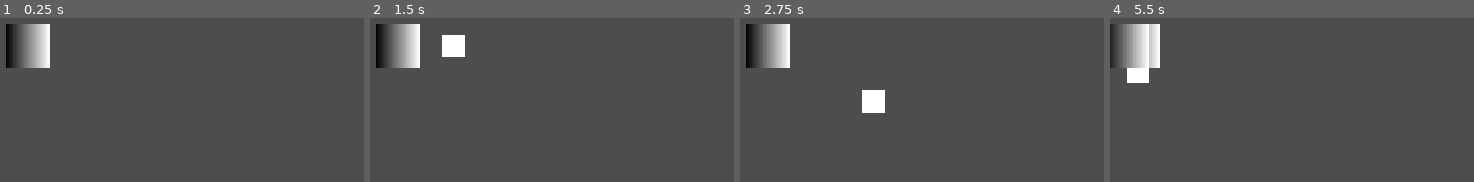
Above: before the commit, frames 1-4 (left to right).
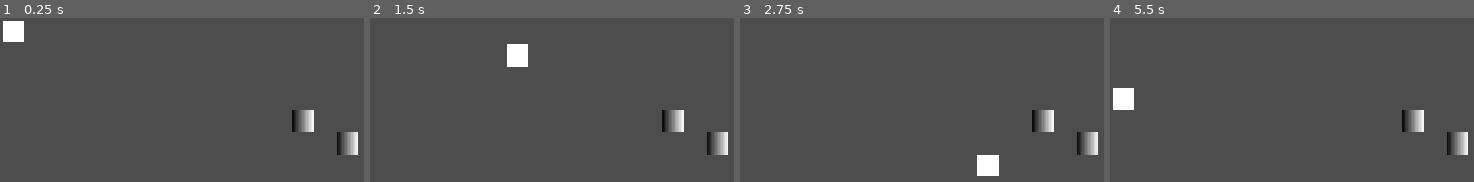
Above: after the commit, the same moments.

Repository: MukkiGames-Production/GithubGameJam2026
Game: Godot game, scene res://player_move_scene.tscn
Two runs of this game, one before a commit and one after it. Both use one fixed random seed, a clock stepped at 60 frames per second and the inputs below.
Inputs:
- Up to frame 1 (0.25 s): no input
- Up to frame 2 (1.5 s): tap Enter at 0.5 s; hold Right (ui_right) 0.53-1.28 s; hold Down (ui_down) from 1.28 s (still down)
- Up to frame 3 (2.75 s): release Down (ui_down) at 2.03 s; hold Right (ui_right) from 2.03 s (still down)
- Up to frame 4 (5.5 s): release Right (ui_right) at 2.78 s; hold Up (ui_up) 2.78-3.53 s; hold Left (ui_left) 3.53-5.03 s; hold Down (ui_down) from 5.03 s (still down)

The runs differ from the first frame. In frame 1, 4.3% of the frame differs, in the area x 0-99%, y 1-84%; in frame 2, 5.5%; in frame 3, 5.5%; in frame 4, 5.6%, in the area x 0-99%, y 3-84%.
Error before the commit: Trying to call an async function without "await". (res://moving_entity.gd:50)

Commit message:
box is push

Diff:
--- a/shifting-babaisyou-2/Box.tscn
+++ b/shifting-babaisyou-2/Box.tscn
@@ -11,4 +11,6 @@
 script = ExtResource("1_0bkxv")
 
 [node name="Sprite2D" type="Sprite2D" parent="." unique_id=100654628]
+position = Vector2(-1.9073486e-06, 0)
+scale = Vector2(0.5, 0.5)
 texture = SubResource("GradientTexture2D_nslow")
--- a/shifting-babaisyou-2/moving_entity.gd
+++ b/shifting-babaisyou-2/moving_entity.gd
@@ -1,7 +1,7 @@
 extends Node2D
 class_name MovingEntity
 
-@export var tile_size: int = 64
+@export var tile_size: int = 8
 @export var move_speed: float = 8.0
 
 var grid_pos: Vector2i
@@ -47,7 +47,7 @@
 	if is_wall(target):
 		return false
 
-	if not can_move_to(target, dir):
+	if not await can_move_to(target, dir):
 		return false
 
 	# Update registry if this is a box
--- a/shifting-babaisyou-2/player_move_scene.tscn
+++ b/shifting-babaisyou-2/player_move_scene.tscn
@@ -30,25 +30,30 @@
 
 [node name="CharacterBody2D" type="Node2D" parent="Level" unique_id=1727701370]
 script = ExtResource("1_pnmjv")
-tile_size = 32
 
 [node name="Sprite2D" type="Sprite2D" parent="Level/CharacterBody2D" unique_id=1442057269]
 texture = SubResource("GradientTexture2D_nslow")
 
 [node name="Floor" type="TileMapLayer" parent="Level" unique_id=1678928662]
+scale = Vector2(2, 2)
 tile_set = SubResource("TileSet_fvauv")
 
 [node name="Walls" type="TileMapLayer" parent="Level" unique_id=487960047]
+scale = Vector2(2, 2)
 tile_set = SubResource("TileSet_t44kd")
 
 [node name="Modifiers" type="TileMapLayer" parent="Level" unique_id=1193489730]
+scale = Vector2(2, 2)
 tile_set = SubResource("TileSet_rfxws")
 
 [node name="Hazards" type="TileMapLayer" parent="Level" unique_id=1903783359]
+scale = Vector2(2, 2)
 tile_set = SubResource("TileSet_hfws3")
 
 [node name="Boxes" type="Node2D" parent="Level" unique_id=2003082193]
 
 [node name="Box1" parent="Level/Boxes" unique_id=348941812 instance=ExtResource("2_fvauv")]
+position = Vector2(510, 171)
 
 [node name="Box2" parent="Level/Boxes" unique_id=1863902041 instance=ExtResource("2_fvauv")]
+position = Vector2(426, 148)
